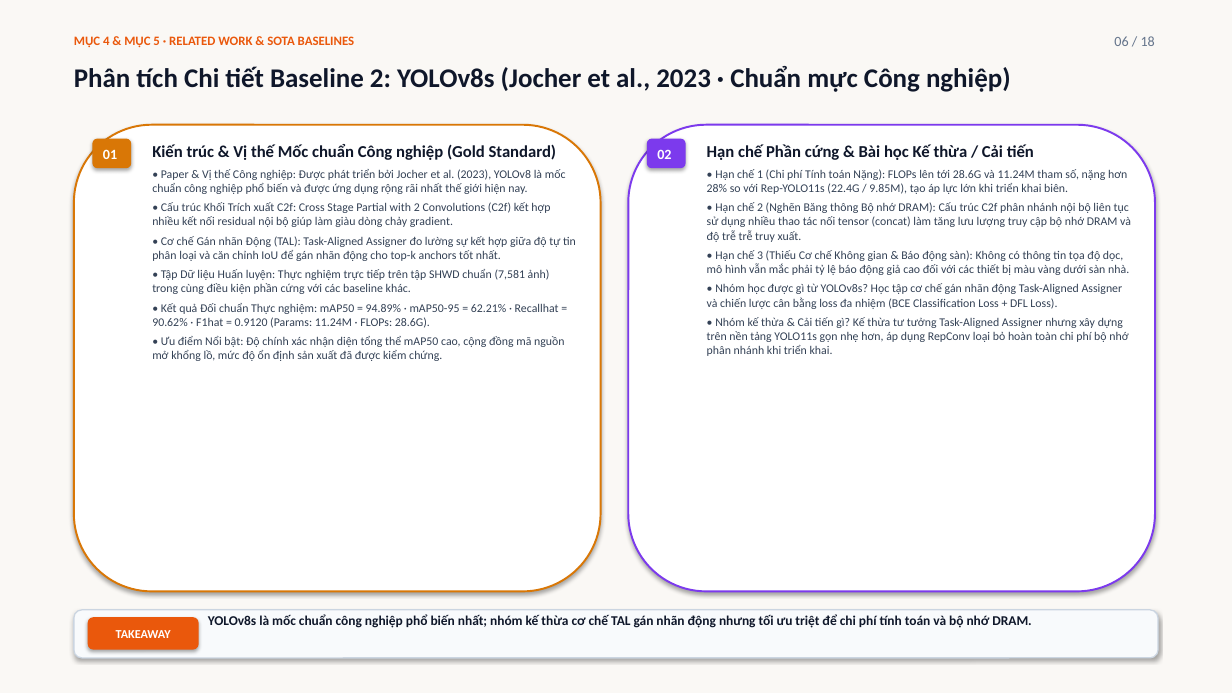
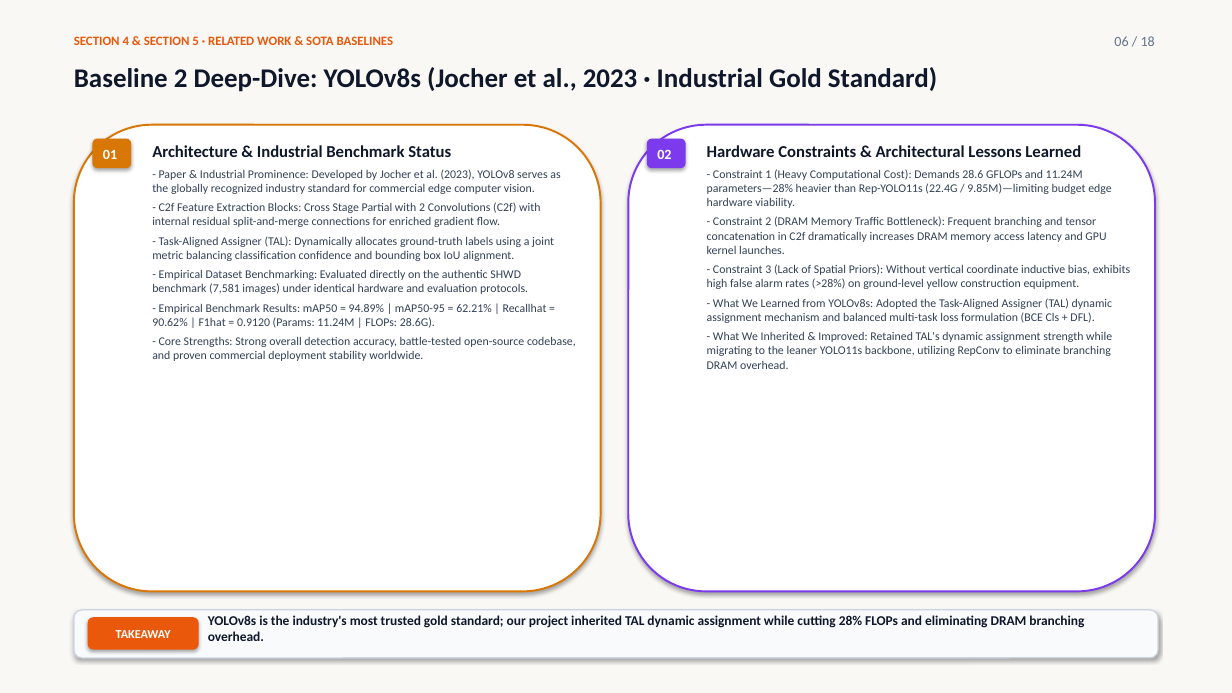
Before and after one commit to hannhu11/AI-Capstone---Rep-YOLOv11-CoordConv-BiFormer-Focal-EIoU, a slide deck: slide 30 of review_1_main/Capstone_Review_1_All_In_One_Master.pptx. Drawn at 1232x693 pixels with LibreOffice and Linux fonts; fonts in the diff are those of the drawing. Boxes give left, top, right and bottom in pixels: in the first picture for what was removed or moved away, otherwise in the second. Text is boxed around its words. In the diff, an @@ line names an element or a change of style, - is before the commit and + after.

```diff
--- a/review_1_main/Capstone_Review_1_All_In_One_Master.pptx
+++ b/review_1_main/Capstone_Review_1_All_In_One_Master.pptx
@@ text at [74, 36, 393, 45]: text changed @@
-MỤC 4 & MỤC 5 · RELATED WORK & SOTA BASELINES
+SECTION 4 & SECTION 5 · RELATED WORK & SOTA BASELINES
@@ text at [74, 67, 937, 92]: text changed @@
-Phân tích Chi tiết Baseline 2: YOLOv8s (Jocher et al., 2023 · Chuẩn mực Công nghiệp)
+Baseline 2 Deep-Dive: YOLOv8s (Jocher et al., 2023 · Industrial Gold Standard)
@@ text at [152, 145, 576, 361]: text changed @@
-Kiến trúc & Vị thế Mốc chuẩn Công nghiệp (Gold Standard)
-• Paper & Vị thế Công nghiệp: Được phát triển bởi Jocher et al. (2023), YOLOv8 là mốc chuẩn công nghiệp phổ biến và được ứng dụng rộng rãi nhất thế giới hiện nay.
-• Cấu trúc Khối Trích xuất C2f: Cross Stage Partial with 2 Convolutions (C2f) kết hợp nhiều kết nối residual nội bộ giúp làm giàu dòng chảy gradient.
-• Cơ chế Gán nhãn Động (TAL): Task-Aligned Assigner đo lường sự kết hợp giữa độ tự tin phân loại và căn chỉnh IoU để gán nhãn động cho top-k anchors tốt nhất.
-• Tập Dữ liệu Huấn luyện: Thực nghiệm trực tiếp trên tập SHWD chuẩn (7,581 ảnh) trong cùng điều kiện phần cứng với các baseline khác.
-• Kết quả Đối chuẩn Thực nghiệm: mAP50 = 94.89% · mAP50-95 = 62.21% · Recallhat = 90.62% · F1hat = 0.9120 (Params: 11.24M · FLOPs: 28.6G).
-• Ưu điểm Nổi bật: Độ chính xác nhận diện tổng thể mAP50 cao, cộng đồng mã nguồn mở khổng lồ, mức độ ổn định sản xuất đã được kiểm chứng.
+Architecture & Industrial Benchmark Status
+- Paper & Industrial Prominence: Developed by Jocher et al. (2023), YOLOv8 serves as the globally recognized industry standard for commercial edge computer vision.
+- C2f Feature Extraction Blocks: Cross Stage Partial with 2 Convolutions (C2f) with internal residual split-and-merge connections for enriched gradient flow.
+- Task-Aligned Assigner (TAL): Dynamically allocates ground-truth labels using a joint metric balancing classification confidence and bounding box IoU alignment.
+- Empirical Dataset Benchmarking: Evaluated directly on the authentic SHWD benchmark (7,581 images) under identical hardware and evaluation protocols.
+- Empirical Benchmark Results: mAP50 = 94.89% | mAP50-95 = 62.21% | Recallhat = 90.62% | F1hat = 0.9120 (Params: 11.24M | FLOPs: 28.6G).
+- Core Strengths: Strong overall detection accuracy, battle-tested open-source codebase, and proven commercial deployment stability worldwide.
@@ text at [707, 145, 1130, 369]: text changed @@
-Hạn chế Phần cứng & Bài học Kế thừa / Cải tiến
-• Hạn chế 1 (Chi phí Tính toán Nặng): FLOPs lên tới 28.6G và 11.24M tham số, nặng hơn 28% so với Rep-YOLO11s (22.4G / 9.85M), tạo áp lực lớn khi triển khai biên.
-• Hạn chế 2 (Nghẽn Băng thông Bộ nhớ DRAM): Cấu trúc C2f phân nhánh nội bộ liên tục sử dụng nhiều thao tác nối tensor (concat) làm tăng lưu lượng truy cập bộ nhớ DRAM và độ trễ trễ truy xuất.
-• Hạn chế 3 (Thiếu Cơ chế Không gian & Báo động sàn): Không có thông tin tọa độ dọc, mô hình vẫn mắc phải tỷ lệ báo động giả cao đối với các thiết bị màu vàng dưới sàn nhà.
-• Nhóm học được gì từ YOLOv8s? Học tập cơ chế gán nhãn động Task-Aligned Assigner và chiến lược cân bằng loss đa nhiệm (BCE Classification Loss + DFL Loss).
-• Nhóm kế thừa & Cải tiến gì? Kế thừa tư tưởng Task-Aligned Assigner nhưng xây dựng trên nền tảng YOLO11s gọn nhẹ hơn, áp dụng RepConv loại bỏ hoàn toàn chi phí bộ nhớ phân nhánh khi triển khai.
+Hardware Constraints & Architectural Lessons Learned
+- Constraint 1 (Heavy Computational Cost): Demands 28.6 GFLOPs and 11.24M parameters—28% heavier than Rep-YOLO11s (22.4G / 9.85M)—limiting budget edge hardware viability.
+- Constraint 2 (DRAM Memory Traffic Bottleneck): Frequent branching and tensor concatenation in C2f dramatically increases DRAM memory access latency and GPU kernel launches.
+- Constraint 3 (Lack of Spatial Priors): Without vertical coordinate inductive bias, exhibits high false alarm rates (>28%) on ground-level yellow construction equipment.
+- What We Learned from YOLOv8s: Adopted the Task-Aligned Assigner (TAL) dynamic assignment mechanism and balanced multi-task loss formulation (BCE Cls + DFL).
+- What We Inherited & Improved: Retained TAL's dynamic assignment strength while migrating to the leaner YOLO11s backbone, utilizing RepConv to eliminate branching DRAM overhead.
@@ text at [208, 615, 1084, 641]: text changed @@
-YOLOv8s là mốc chuẩn công nghiệp phổ biến nhất; nhóm kế thừa cơ chế TAL gán nhãn động nhưng tối ưu triệt để chi phí tính toán và bộ nhớ DRAM.
+YOLOv8s is the industry's most trusted gold standard; our project inherited TAL dynamic assignment while cutting 28% FLOPs and eliminating DRAM branching overhead.
```
Also in this commit, not shown: 4 other slides changed, 24 other files.
